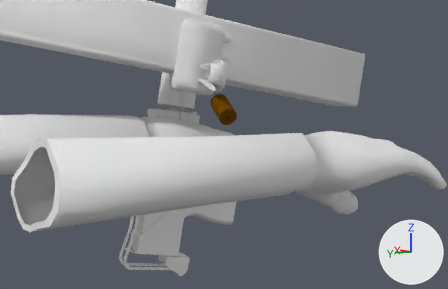
Before and after pictures for a commit that changed the Blender file Joshua-Boo-Boos Mac-10 Mod - Copy/Mac-10.blend.
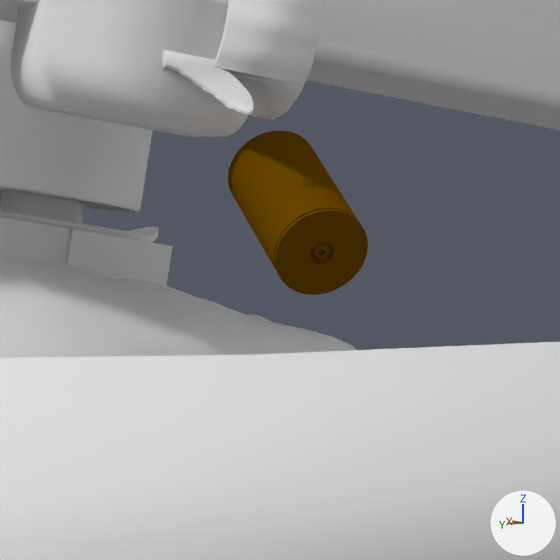
There are two pictures of each version: one from a 50 mm lens placed at (-6.87, 4.53, -0.04), pointed at (4.79, -3.18, -1.32), one close up on the part from 37% to 61% of the width and 24% to 61% of the height. The lights are fixed; the arrows at lower right show +X, +Y and +Z.

Script lines for the objects in view, before the commit:
```python
me_circle_001 = bpy.data.meshes.new('Circle.001')
me_circle_001.from_pydata(...)  # 416 vertices, 385 faces; spans x -0.225..0.225, y -0.2..0.2, z -0.125..0.125
me_circle_001.materials.append(mat_brass)  # its picture is missing
me_cube_005 = bpy.data.meshes.new('Cube.005')
me_cube_005.from_pydata(...)  # 294 vertices, 558 faces; spans x -0.3..0.3, y -0.41..0.41, z -1.83..1.83
me_cube_005.materials.append(mat_gunmetal)  # its picture is missing
me_cube_009 = bpy.data.meshes.new('Cube.009')
me_cube_009.from_pydata(...)  # 64 vertices, 124 faces; spans x -0.384..0.384, y -0.134..0.134, z -0.247..0.247
me_cube_009.polygons.foreach_set('use_smooth', [True] * 124)
me_cube_009.materials.append(mat_gunmetal)  # its picture is missing
ob_bolt = bpy.data.objects.new('Bolt', me_cube_009)
ob_bolt.location = (5.34, -2.802, 0.629)
ob_bolt.rotation_euler = (-0.339, -1.369, -1.284)  # degrees (-19, -78, -74)
ob_bolt.scale = (2.1, 2.1, 2.1)
ob_bullet = bpy.data.objects.new('Bullet', me_circle_001)
ob_bullet.location = (4.855, -3.21, -0.531)
ob_bullet.rotation_euler = (-1.166, -1.052, -0.417)  # degrees (-67, -60, -24)
ob_bullet.scale = (1.81, 1.81, 1.81)
ob_magazine = bpy.data.objects.new('Magazine', me_cube_005)
ob_magazine.location = (5.808, -2.859, 0.944)
ob_magazine.rotation_euler = (-0.339, -1.369, -1.284)  # degrees (-19, -78, -74)
ob_magazine.scale = (2.54, 2.54, 2.54)
# also in view: 'Charging Handle' at (4.83, -2.91, 0.21); 'Mac-10' at (7.04, -3.28, -0.33); 'Hands.001' at (3.32, -0.86, -1.47)
```
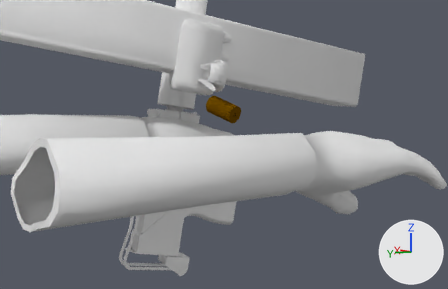
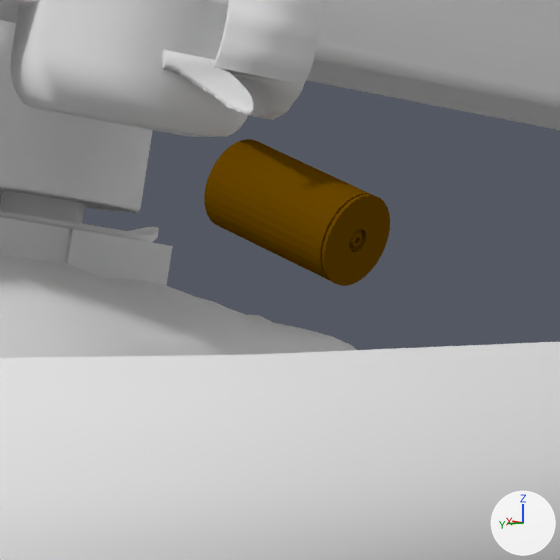
Pixel boxes [x1, y1, x2, y2] of what changed, in the close-ups (560 x 560 px):
'Bullet', turned: before [228, 131, 368, 295]; after [204, 139, 390, 286]

Patch to the scene script:
```diff
--- a/Joshua-Boo-Boos Mac-10 Mod - Copy/Mac-10.blend.py
+++ b/Joshua-Boo-Boos Mac-10 Mod - Copy/Mac-10.blend.py
@@ ob_bullet @@
 ob_bullet.location = (4.855, -3.21, -0.531)
-ob_bullet.rotation_euler = (-1.166, -1.052, -0.417)  # degrees (-67, -60, -24)
+ob_bullet.rotation_euler = (-0.106, -0.545, -0.319)  # degrees (-6.1, -31, -18)
 ob_bullet.scale = (1.81, 1.81, 1.81)
```
